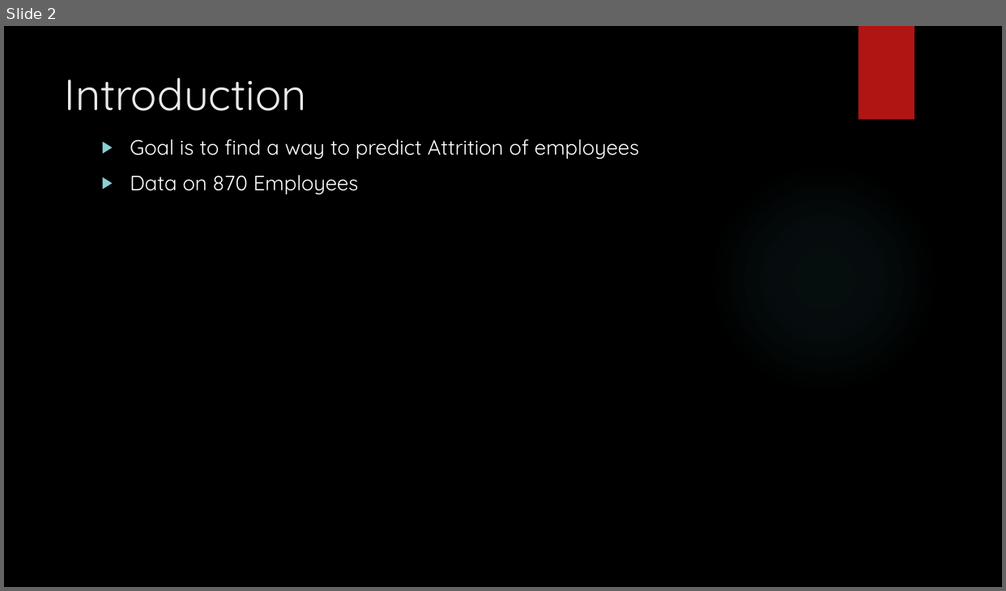
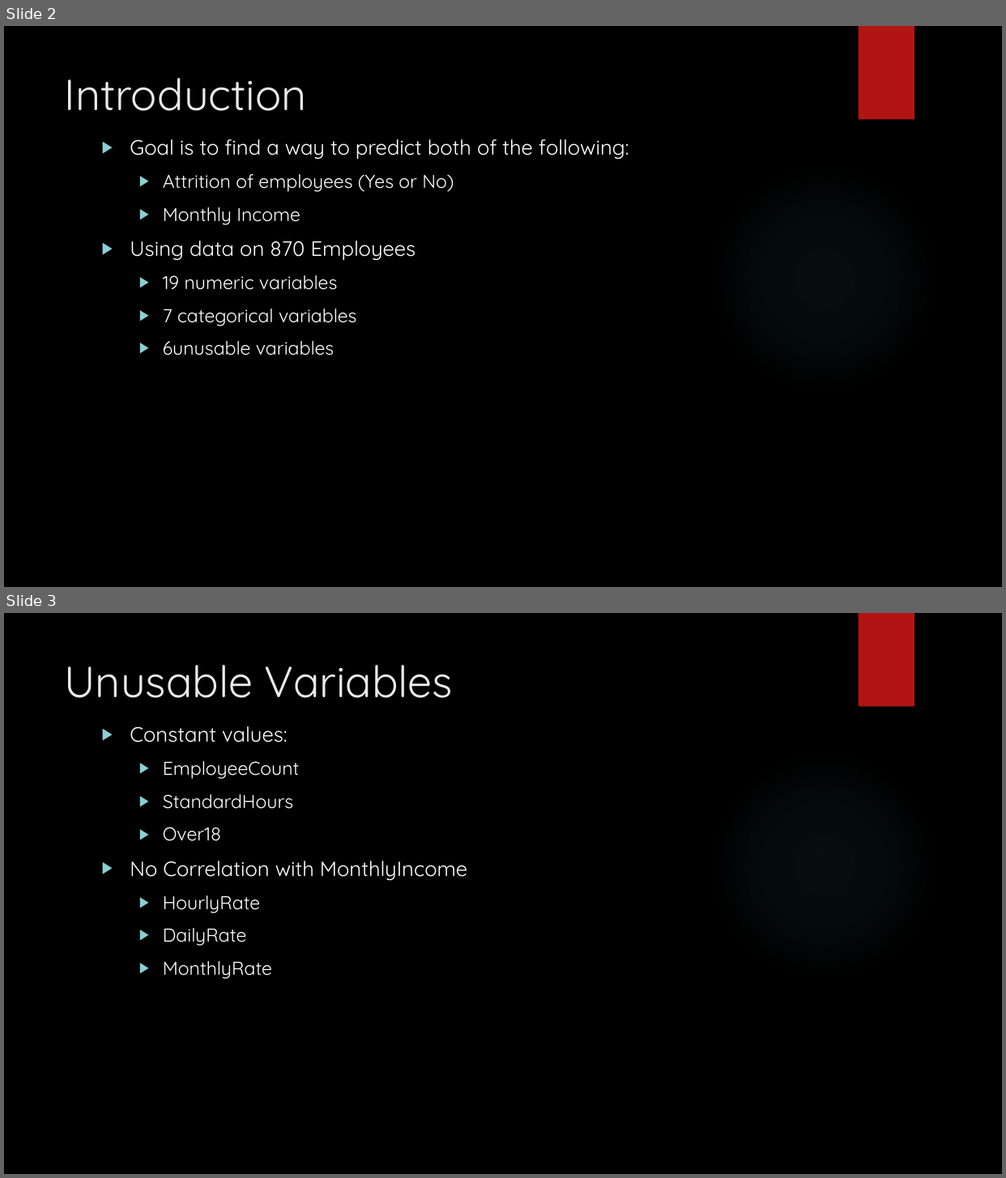
Before and after one commit to rmpalmer/CaseStudy2DDS, a slide deck: Richard_Palmer_Case_Study_2.pptx. Shown one above the other, each under a label of ours: slide 2 before the commit, slides 2 and 3 after it. The pictures are 1006x591 and 1006x1178 pixels, drawn with LibreOffice and Linux fonts; fonts in the diff are those of the drawing; background and template pictures are left out. Boxes give left, top, right and bottom in pixels: in the first picture for what was removed or moved away, otherwise in the second. Text is boxed around its words. In the diff, an @@ line names an element or a change of style, - is before the commit and + after.

```diff
--- a/Richard_Palmer_Case_Study_2.pptx
+++ b/Richard_Palmer_Case_Study_2.pptx
@@ slide 3 added at (4, 613, 1002, 1174), background picture (left out); not listed: 2 template elements that a slide beside it also shows @@
@@ title added at (65, 665, 453, 698), 42 pt, text #EBEBEB @@
+Unusable Variables
@@ text added at (130, 726, 467, 979), 18 pt, text #FFFFFF @@
+▶ Constant values:
+  ▶ EmployeeCount
+  ▶ StandardHours
+  ▶ Over18
+▶ No Correlation with MonthlyIncome
+  ▶ HourlyRate
+  ▶ DailyRate
+  ▶ MonthlyRate
@@ slide 2 changed as well @@
@@ text at (130, 139, 629, 356): text changed; size 20 to 18 pt @@
-▶ Goal is to find a way to predict Attrition of employees
-▶ Data on 870 Employees
+▶ Goal is to find a way to predict both of the following:
+  ▶ Attrition of employees (Yes or No)
+  ▶ Monthly Income
+▶ Using data on 870 Employees
+  ▶ 19 numeric variables
+  ▶ 7 categorical variables
+  ▶ 6unusable variables
```
Also in this commit, not shown: 5 other slides changed, 9 other slides added, 5 slides removed.
